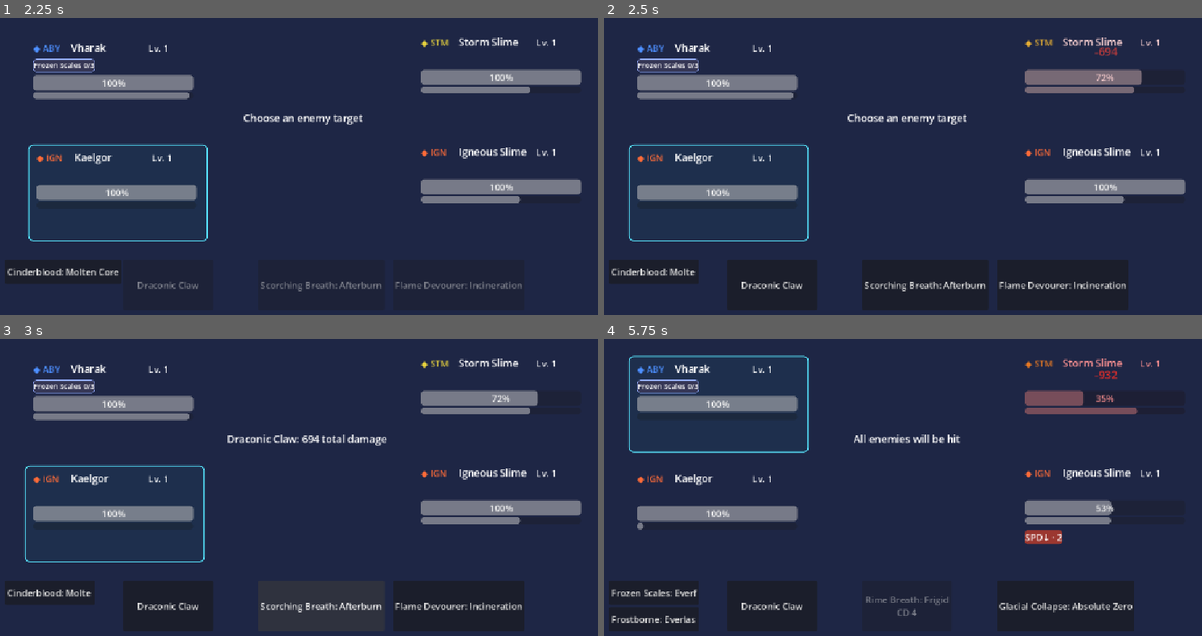
Above: before the commit, frames 1-4 (two rows, left to right).
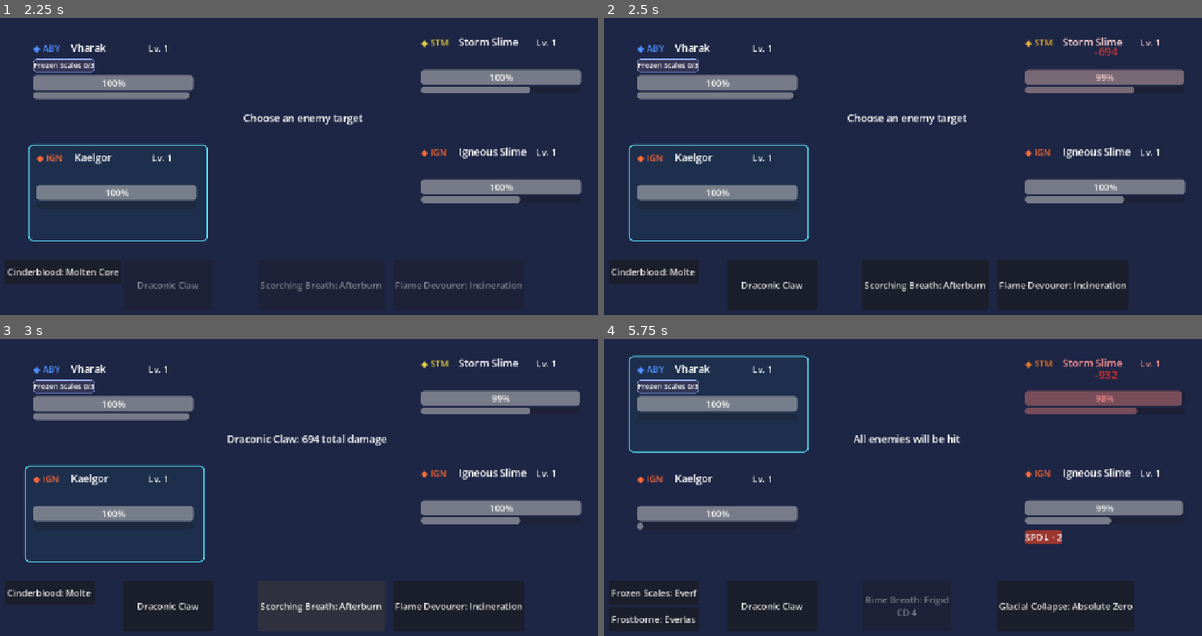
Above: after the commit, the same moments.

Repository: Akharyuu/monster-rpg
Game: Godot game, scene res://scenes/battle/battle_screen.tscn
The game is run twice, just before and just after one commit, with the same random seed, the same clock (stepped at 60 frames per second) and the same inputs.
Inputs (mouse positions are in pixels of both pictures, inside the frame that each line leads up to):
- Up to frame 1 (2.25 s): click "Cinderblood: Molten Core" at 0.5 s; click "Draconic Claw" at 1.25 s; click (502, 77) at 2.02 s
- Up to frame 2 (2.5 s): no input
- Up to frame 3 (3 s): click "Scorching Breath: Afterburn" at 2.75 s
- Up to frame 4 (5.75 s): click "Frozen Scales: Everfrost" at 3.5 s; click "Frostborne: Everlasting Winter" at 4.25 s; click "Rime Breath: Frigid" at 5 s

Frame 1 is identical in both runs. In frame 2, 0.4% of the frame differs, in the area x 82-98%, y 17-23%; in frame 3, 0.4%; in frame 4, 1.5%, in the area x 79-97%, y 17-60%.

Commit message:
Turn test slimes into high-HP training dummies

Diff:
--- a/godot/scenes/battle/battle_screen.gd
+++ b/godot/scenes/battle/battle_screen.gd
@@ -58,6 +58,12 @@
             "slime_igneous"
         )
     ]
+
+    # Temporary training dummies for resonance testing.
+    # This only affects this battle scene, not canonical monster data.
+    for enemy in enemies:
+        enemy.max_health = 100000
+        enemy.health = enemy.max_health
 
     battle_controller = BattleControllerScript.new()
     battle_controller.setup(
